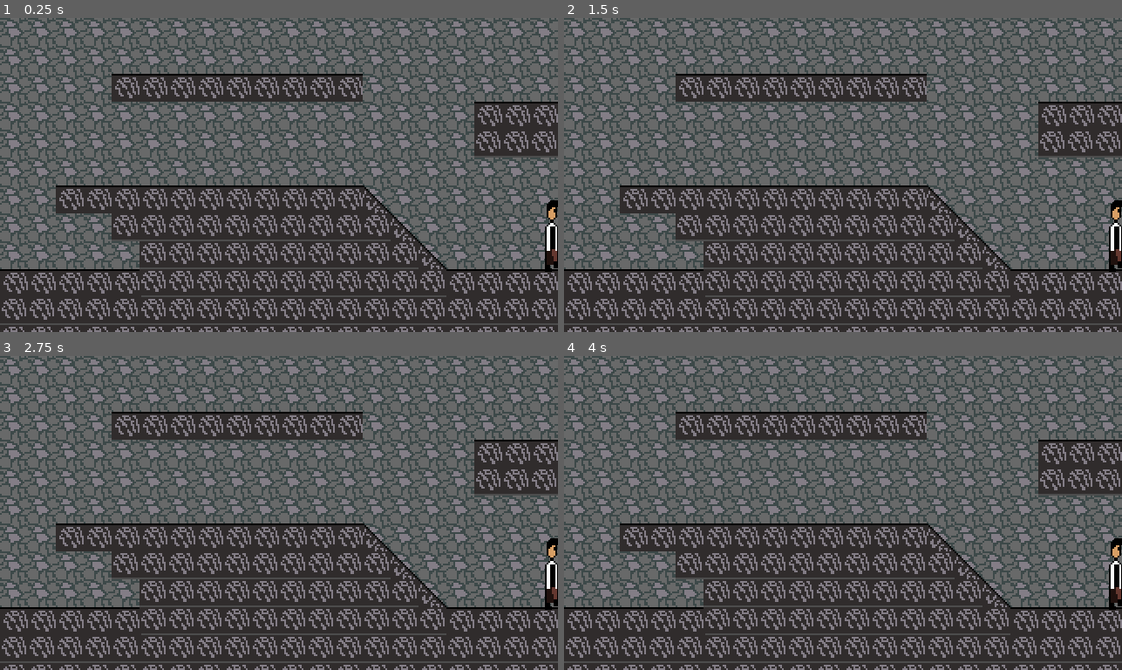
Above: before the commit, frames 1-4 (two rows, left to right).
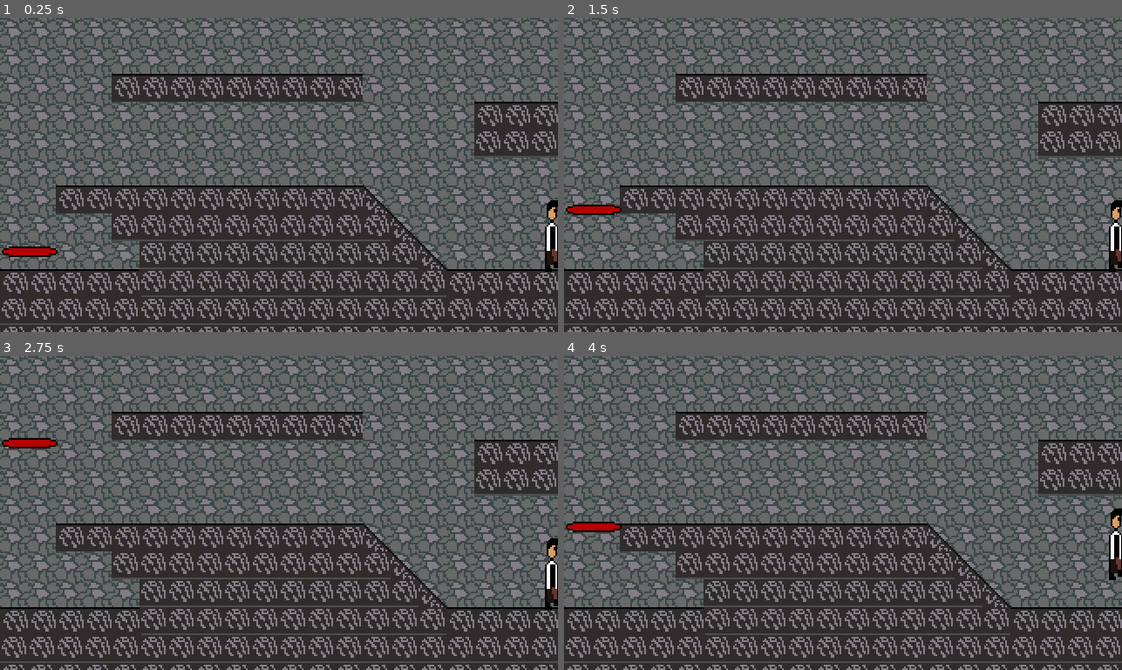
Above: after the commit, the same moments.

Repository: AthulMDev/time-in-disorder
Game: Godot game, scene res://lv1.tscn
The game is run twice, just before and just after one commit, with the same random seed, the same clock (stepped at 60 frames per second) and the same inputs. The project has no main scene, so this scene is started directly.
Inputs:
- Up to frame 1 (0.25 s): no input
- Up to frame 2 (1.5 s): tap Enter at 0.5 s; hold D (right) 0.53-1.28 s; hold A (left) from 1.28 s (still down)
- Up to frame 3 (2.75 s): release A (left) at 2.03 s; hold D (right) from 2.03 s (still down)
- Up to frame 4 (4 s): release D (right) at 2.78 s; hold Up (ui_up) 2.78-3.53 s; hold A (left) from 3.53 s (still down)

The runs differ from the first frame. In frame 1, 0.3% of the frame differs, in the area x 0-11%, y 72-77%; in frame 2, 0.3%; in frame 3, 0.3%; in frame 4, 0.9%, in the area x 0-100%, y 48-81%.

Commit message:
moving platform

Diff:
--- a/lv1.tscn
+++ b/lv1.tscn
@@ -1,7 +1,8 @@
-[gd_scene load_steps=8 format=2]
+[gd_scene load_steps=9 format=2]
 
 [ext_resource path="res://assets/level one tile map.png" type="Texture" id=1]
 [ext_resource path="res://player.tscn" type="PackedScene" id=2]
+[ext_resource path="res://moving platform.tscn" type="PackedScene" id=3]
 
 [sub_resource type="ConvexPolygonShape2D" id=1]
 points = PoolVector2Array( 0.0779419, 15.4746, 0.271751, 0, 15.7763, 15.6684 )
@@ -132,3 +133,7 @@
 
 [node name="player" parent="TileMap" instance=ExtResource( 2 )]
 position = Vector2( 316.196, 124.17 )
+
+[node name="moving platform" parent="." instance=ExtResource( 3 )]
+position = Vector2( 16.7682, 134.17 )
+move_to = Vector2( 0, -90 )
--- /dev/null
+++ b/moving platform.gd
@@ -0,0 +1,16 @@
+extends Node2D
+
+onready var platform = $KinematicBody2D
+onready var tween = $Tween
+const idle_duration = 1.0
+export var move_to = Vector2.UP * 192
+export var speed = 3.0
+
+func _ready():
+	_init_tween()
+
+func _init_tween():
+	var duration = move_to.length() / float(speed * 16)
+	tween.interpolate_property(platform, "position", Vector2.ZERO, move_to, duration, Tween.TRANS_LINEAR, Tween.EASE_IN_OUT, idle_duration)
+	tween.interpolate_property(platform, "position", move_to, Vector2.ZERO, duration, Tween.TRANS_LINEAR, Tween.EASE_IN_OUT, duration + idle_duration)
+	tween.start()
--- /dev/null
+++ b/moving platform.tscn
@@ -0,0 +1,27 @@
+[gd_scene load_steps=4 format=2]
+
+[ext_resource path="res://moving platform.gd" type="Script" id=1]
+[ext_resource path="res://assets/moving platform.png" type="Texture" id=2]
+
+[sub_resource type="SegmentShape2D" id=1]
+a = Vector2( -16.0447, 0.0164661 )
+b = Vector2( 16.0403, 0.0164661 )
+
+[node name="moving plaform" type="Node2D"]
+script = ExtResource( 1 )
+__meta__ = {
+"_edit_horizontal_guides_": [ -97.0416 ]
+}
+
+[node name="KinematicBody2D" type="KinematicBody2D" parent="."]
+
+[node name="Sprite" type="Sprite" parent="KinematicBody2D"]
+texture = ExtResource( 2 )
+
+[node name="CollisionShape2D" type="CollisionShape2D" parent="KinematicBody2D"]
+shape = SubResource( 1 )
+
+[node name="Tween" type="Tween" parent="."]
+repeat = true
+playback_process_mode = 0
+playback/repeat = true
--- a/player.gd
+++ b/player.gd
@@ -1,13 +1,16 @@
 extends KinematicBody2D
 
 var velocity = Vector2.ZERO
-const up = Vector2(0, -1)
-export var speed = 5 * 96
+export var jump_height = -10
+export var speed = 100
 
 func _physics_process(_delta):
-
-	velocity = move_and_slide(velocity, up)
-
-func input():
-	var input_vector = -int(Input.get_action_strength("left")) + int(Input.is_action_just_pressed("right"))
-	velocity.x = speed * input_vector
+	var input_vector = Vector2.ZERO
+	var right = Input.get_action_strength("ui_right")
+	var left = Input.get_action_strength("ui_left")
+	input_vector.x = right - left
+	input_vector = input_vector.normalized()
+	if Input.is_action_just_pressed("ui_up"):
+		input_vector.y = jump_height
+	velocity = input_vector
+	velocity = move_and_slide(velocity * speed)
Binary file added: assets/moving platform.aseprite
Binary file added: assets/moving platform.png
Not shown, added: assets/moving platform.png.import
